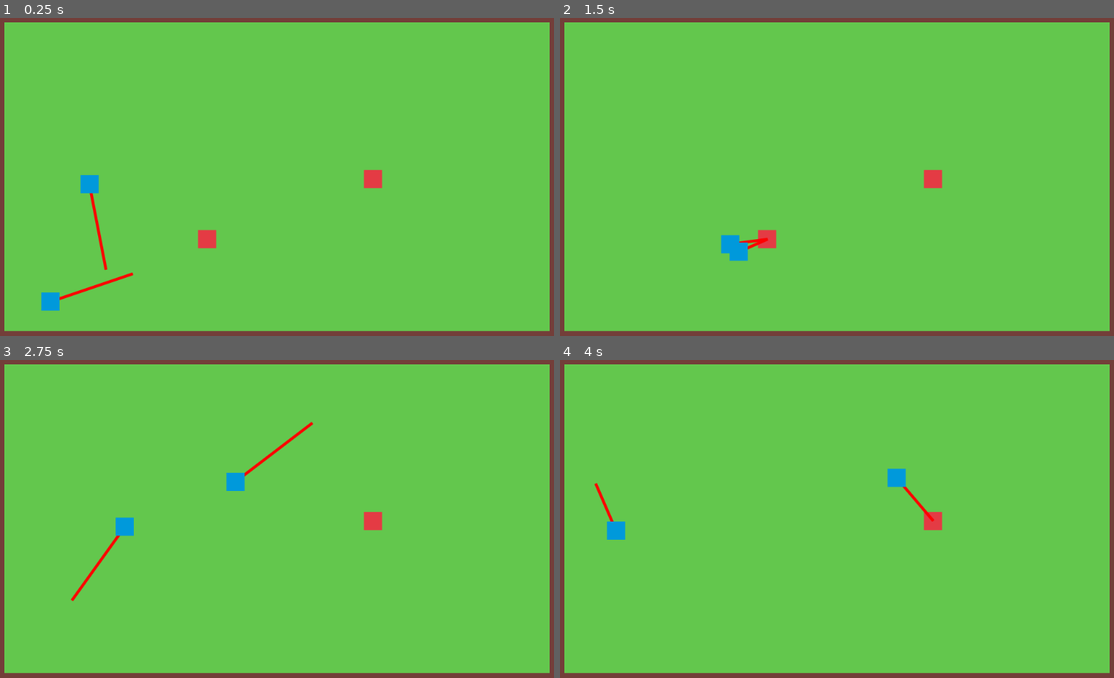
Above: before the commit, frames 1-4 (two rows, left to right).
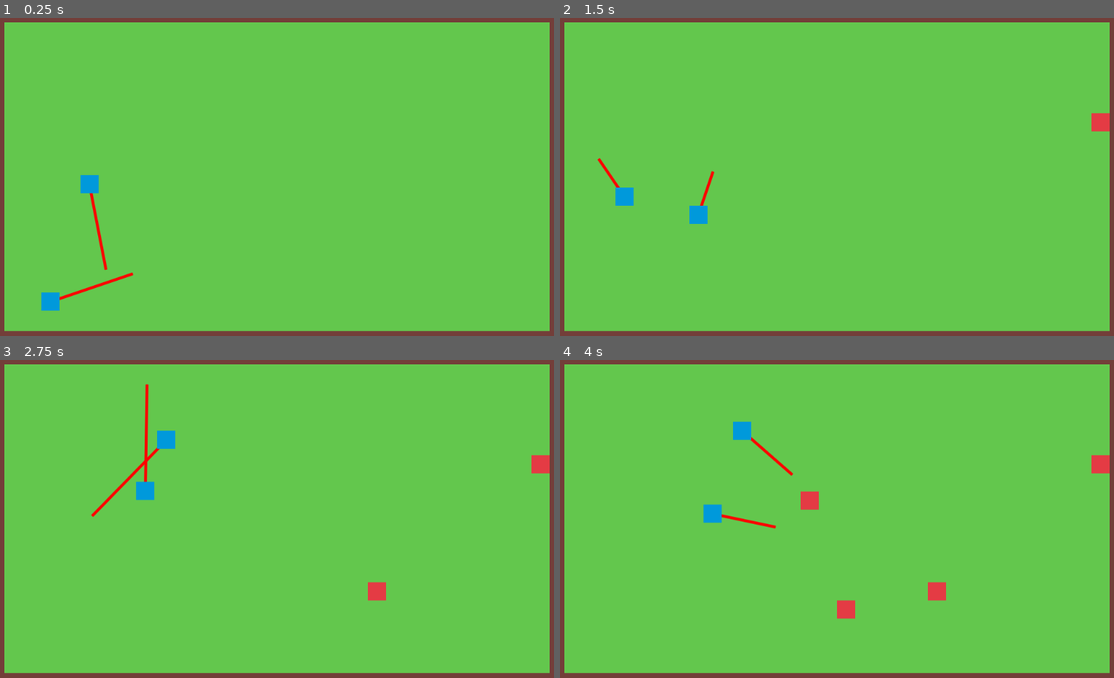
Above: after the commit, the same moments.

Repository: mariothedog/Natural-Selection
Game: Godot game, scene res://world/world.tscn
Same seed, same stepped clock (60 frames per second), same inputs: the game is played once before the commit and once after it.
Inputs:
- Up to frame 1 (0.25 s): no input
- Up to frame 2 (1.5 s): no input
- Up to frame 3 (2.75 s): no input
- Up to frame 4 (4 s): no input

The runs differ from the first frame. In frame 1, 0.4% of the frame differs, in the area x 35-70%, y 47-73%; in frame 2, 1.5%; in frame 3, 2.1%; in frame 4, 2.1%, in the area x 6-100%, y 19-82%.

Commit message:
Make food spawn randomly
One piece of food spawns each second

Diff:
--- a/src/utility/random.gd
+++ b/src/utility/random.gd
@@ -5,3 +5,7 @@
 	var msec := OS.get_system_time_msecs()
 	print("Seed: ", msec)
 	seed(msec)
+
+
+static func choice(arr: Array):
+	return arr[randi() % len(arr)]
--- /dev/null
+++ b/src/world/world.gd
@@ -0,0 +1,31 @@
+extends Node
+
+const BASE_FOOD_SCENE := preload("res://food/base_food/base_food.tscn")
+
+var _grass_tile_positions := PoolVector2Array()
+
+onready var tilemap: TileMap = $TileMap
+onready var cell_size = tilemap.cell_size
+onready var tile_set: TileSet = tilemap.tile_set
+onready var food_node: Node = $Food
+
+onready var Tiles := {
+	"GRASS": tile_set.find_tile_by_name("grass"),
+	"TREE": tile_set.find_tile_by_name("tree")
+}
+
+
+func _ready() -> void:
+	for tile in Tiles:
+		if Tiles[tile] == -1:
+			push_error("The %s tile was not found!" % tile)
+
+	var grass_tiles := tilemap.get_used_cells_by_id(Tiles.GRASS)
+	for tile_pos in grass_tiles:
+		_grass_tile_positions.append(tilemap.map_to_world(tile_pos))
+
+
+func _on_SpawnFood_timeout() -> void:
+	var food = BASE_FOOD_SCENE.instance()
+	food.position = Rand.choice(_grass_tile_positions) + cell_size / 2
+	food_node.add_child(food)
--- a/src/world/world.tscn
+++ b/src/world/world.tscn
@@ -2,9 +2,10 @@
 
 [ext_resource path="res://species/base_species/base_species.tscn" type="PackedScene" id=1]
 [ext_resource path="res://world/world.tres" type="TileSet" id=2]
-[ext_resource path="res://food/base_food/base_food.tscn" type="PackedScene" id=3]
+[ext_resource path="res://world/world.gd" type="Script" id=4]
 
 [node name="World" type="Node"]
+script = ExtResource( 4 )
 
 [node name="TileMap" type="TileMap" parent="."]
 tile_set = ExtResource( 2 )
@@ -15,14 +16,12 @@
 
 [node name="Food" type="Node" parent="."]
 
-[node name="BaseFood" parent="Food" instance=ExtResource( 3 )]
-position = Vector2( 681.334, 307.555 )
-
-[node name="BaseFood2" parent="Food" instance=ExtResource( 3 )]
-position = Vector2( 389.494, 414.188 )
-
 [node name="BaseSpecies" parent="." instance=ExtResource( 1 )]
 position = Vector2( 172.773, 271.185 )
 
 [node name="BaseSpecies2" parent="." instance=ExtResource( 1 )]
 position = Vector2( 68.384, 539.453 )
+
+[node name="SpawnFood" type="Timer" parent="."]
+autostart = true
+[connection signal="timeout" from="SpawnFood" to="." method="_on_SpawnFood_timeout"]
